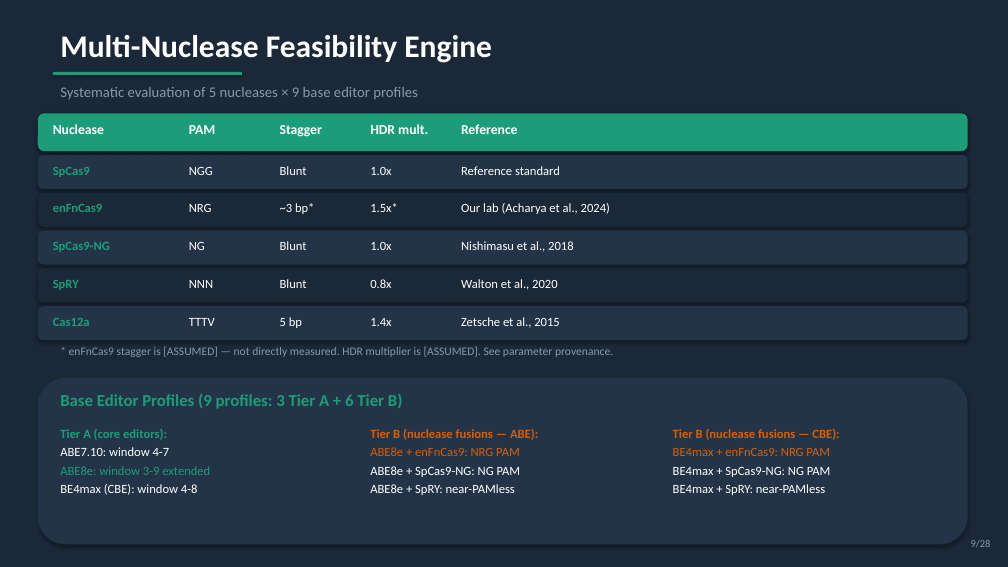
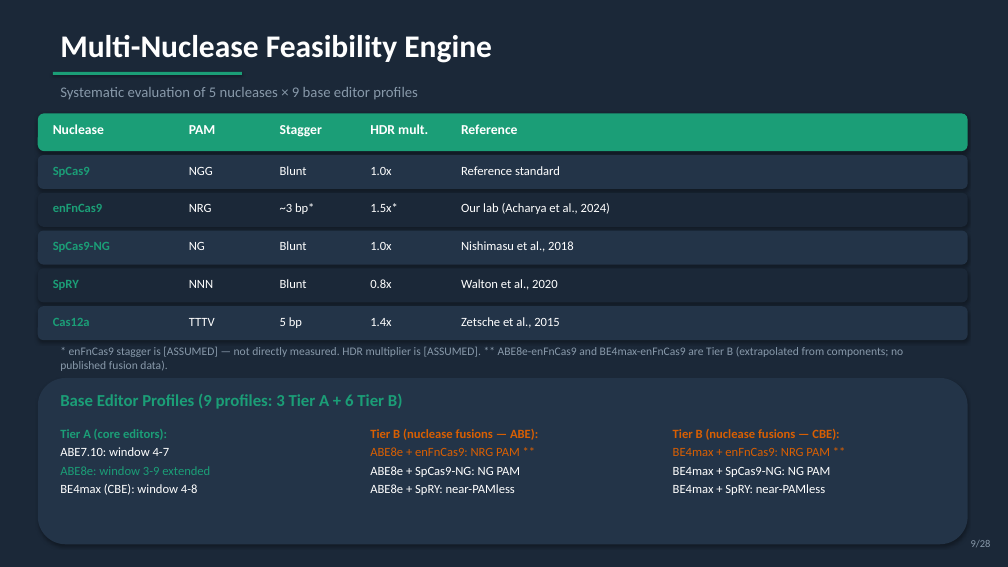
Before and after one commit to visvikbharti/CRISPRArchitect, a slide deck: slide 9 of paper/CRISPRArchitect_v3_LabMeeting.pptx. Drawn at 1008x567 pixels with LibreOffice and Linux fonts; fonts in the diff are those of the drawing. Boxes give left, top, right and bottom in pixels: in the first picture for what was removed or moved away, otherwise in the second. Text is boxed around its words. In the diff, an @@ line names an element or a change of style, - is before the commit and + after.

```diff
--- a/paper/CRISPRArchitect_v3_LabMeeting.pptx
+++ b/paper/CRISPRArchitect_v3_LabMeeting.pptx
@@ text at [60, 347, 903, 371]: text changed @@
-* enFnCas9 stagger is [ASSUMED] — not directly measured. HDR multiplier is [ASSUMED]. See parameter provenance.
+* enFnCas9 stagger is [ASSUMED] — not directly measured. HDR multiplier is [ASSUMED]. ** ABE8e-enFnCas9 and BE4max-enFnCas9 are Tier B (extrapolated from components; no published fusion data).
```
Also in this commit, not shown: 11 other slides changed, 19 other files.
